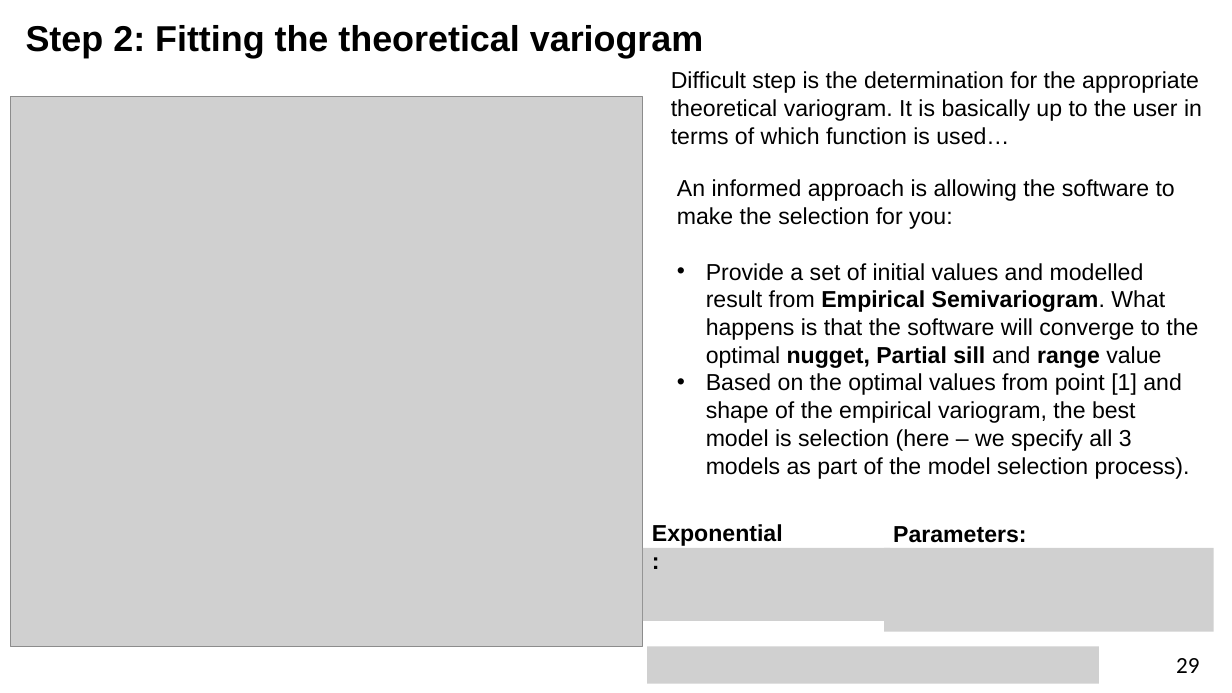
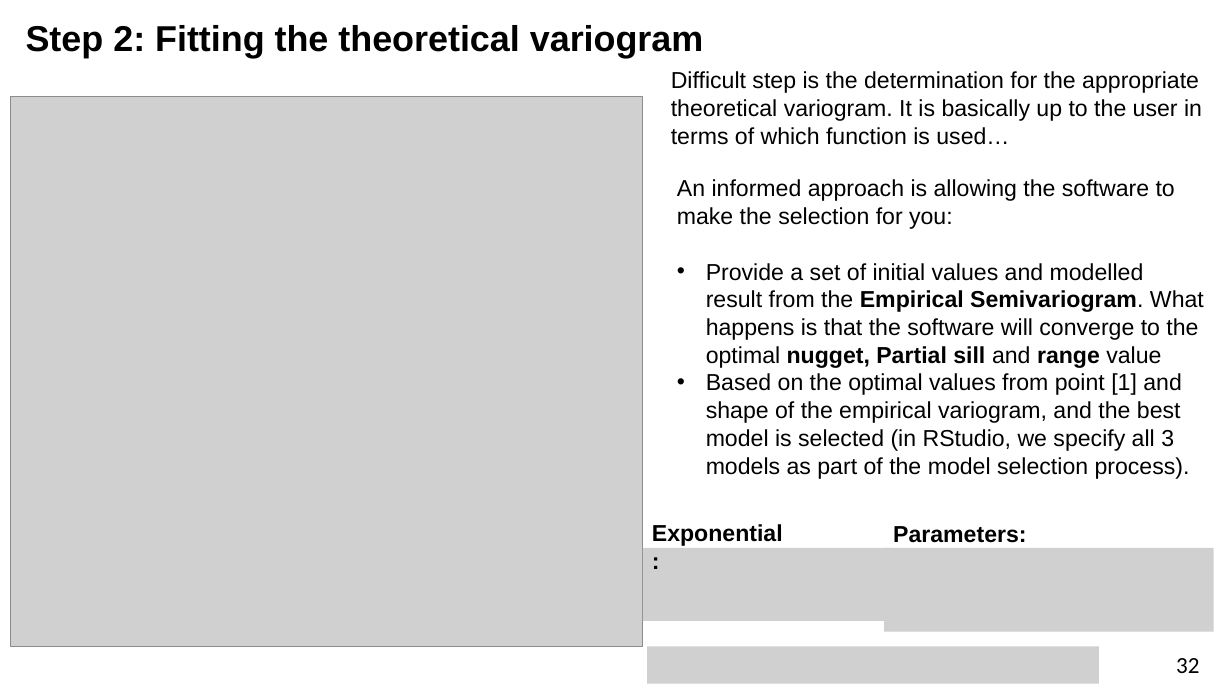
Before and after one commit to UCLPG-MSC-SGDS/GEOG0114, a slide deck: slide 32 of Lecture_notes_powerpoint/Week 6 Lecture Notes - Geostatistical Modelling.pptx (slide 29 before the commit). Drawn at 1232x693 pixels with LibreOffice and Linux fonts; fonts in the diff are those of the drawing; grey boxes stand for pictures. Boxes give left, top, right and bottom in pixels: in the first picture for what was removed or moved away, otherwise in the second. Text is boxed around its words. In the diff, an @@ line names an element or a change of style, - is before the commit and + after.

```diff
--- a/Lecture_notes_powerpoint/Week 6 Lecture Notes - Geostatistical Modelling.pptx
+++ b/Lecture_notes_powerpoint/Week 6 Lecture Notes - Geostatistical Modelling.pptx
@@ text at (706,263,1204,479): text changed @@
-• Provide a set of initial values and modelled result from Empirical Semivariogram. What happens is that the software will converge to the optimal nugget, Partial sill and range value
-• Based on the optimal values from point [1] and shape of the empirical variogram, the best model is selection (here – we specify all 3 models as part of the model selection process).
+• Provide a set of initial values and modelled result from the Empirical Semivariogram. What happens is that the software will converge to the optimal nugget, Partial sill and range value
+• Based on the optimal values from point [1] and shape of the empirical variogram, and the best model is selected (in RStudio, we specify all 3 models as part of the model selection process).
@@ page number at (1176,658,1199,673): text changed @@
-29
+32
```
Also in this commit, not shown: 34 other slides changed, 4 slides added, 3 other files.
